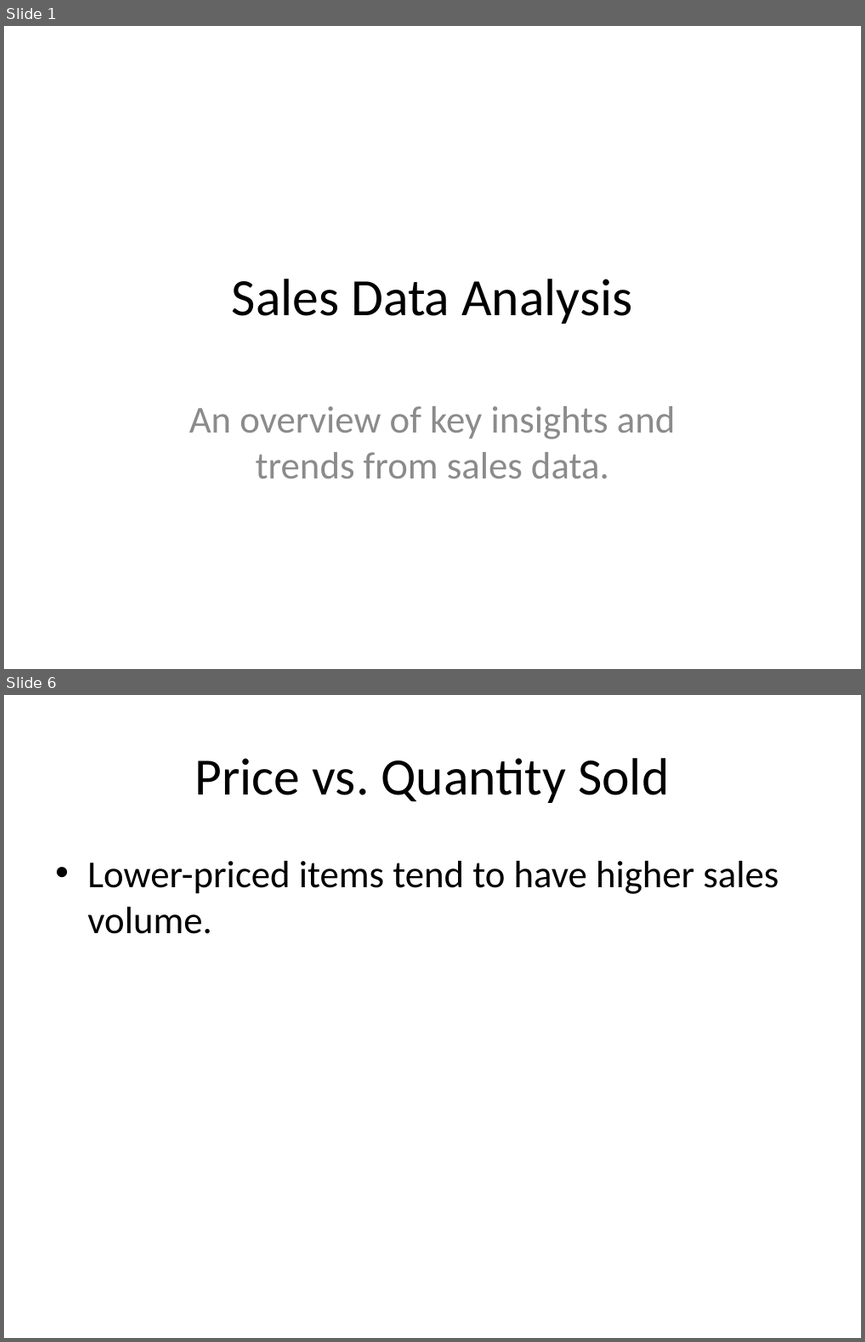
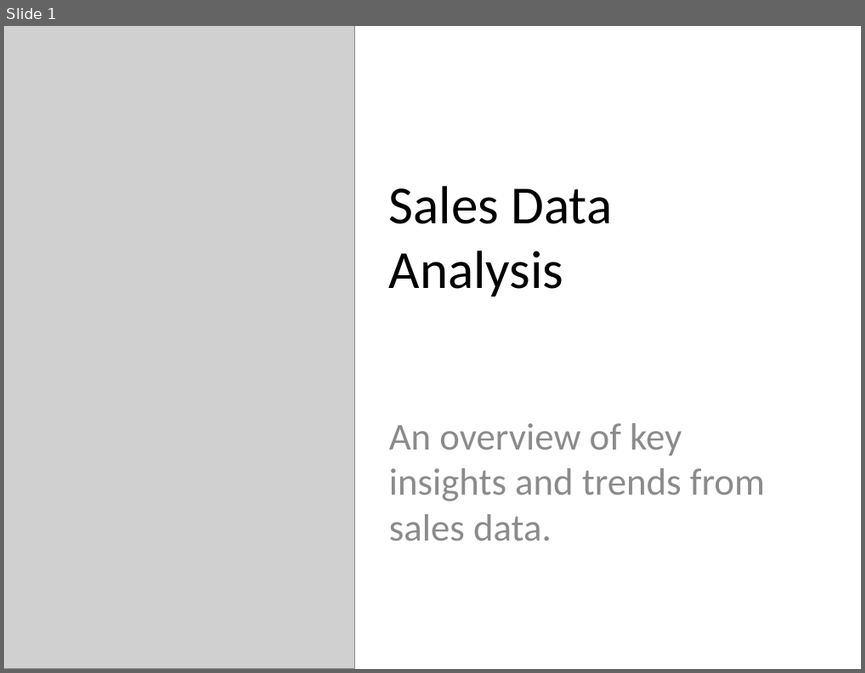
Before and after one commit to PaolaDumbi/Sales_Analysis, a slide deck: Sales_Data_Analysis_Presentation.pptx. Shown one above the other, each under a label of ours: slides 1 and 6 before the commit, slide 1 after it; the slides between them are not shown. The pictures are 865x1342 and 865x673 pixels, drawn with LibreOffice and Linux fonts; fonts in the diff are those of the drawing; grey boxes stand for pictures. Boxes give left, top, right and bottom in pixels: in the first picture for what was removed or moved away, otherwise in the second. Text is boxed around its words. In the diff, an @@ line names an element or a change of style, - is before the commit and + after.

```diff
--- a/Sales_Data_Analysis_Presentation.pptx
+++ b/Sales_Data_Analysis_Presentation.pptx
@@ slide 6 removed at (x1=4, y1=695, x2=861, y2=1338), background #FFFFFF @@
@@ title removed at (x1=195, y1=758, x2=669, y2=803) @@
-Price vs. Quantity Sold
@@ text removed at (x1=87, y1=861, x2=778, y2=934) @@
-• Lower-priced items tend to have higher sales volume.
@@ slide 1 changed as well @@
@@ picture added at (x1=4, y1=26, x2=355, y2=669) @@
@@ title "Sales Data Analysis" moved from (x1=232, y1=278, x2=632, y2=324) to (x1=389, y1=186, x2=613, y2=296) @@
@@ title "Sales Data Analysis" at (x1=389, y1=186, x2=613, y2=296): size 44 to 45 pt; alignment centre to left @@
@@ subtitle "An overview of key insights ..." moved from (x1=189, y1=406, x2=676, y2=478) to (x1=389, y1=423, x2=765, y2=540) @@
@@ subtitle "An overview of key insights ..." at (x1=389, y1=423, x2=765, y2=540): alignment centre to left @@
```
Also in this commit, not shown: 2 other slides changed, 4 slides added, 2 other slides removed, 1 other file.
